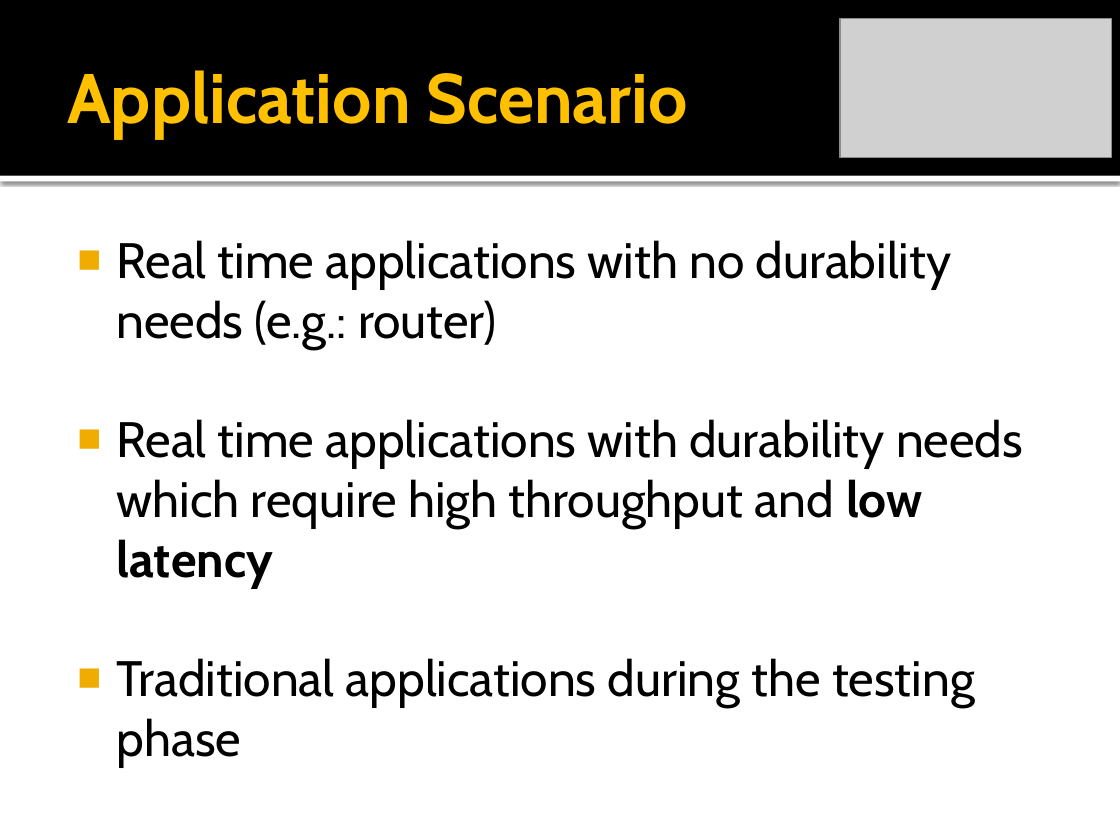
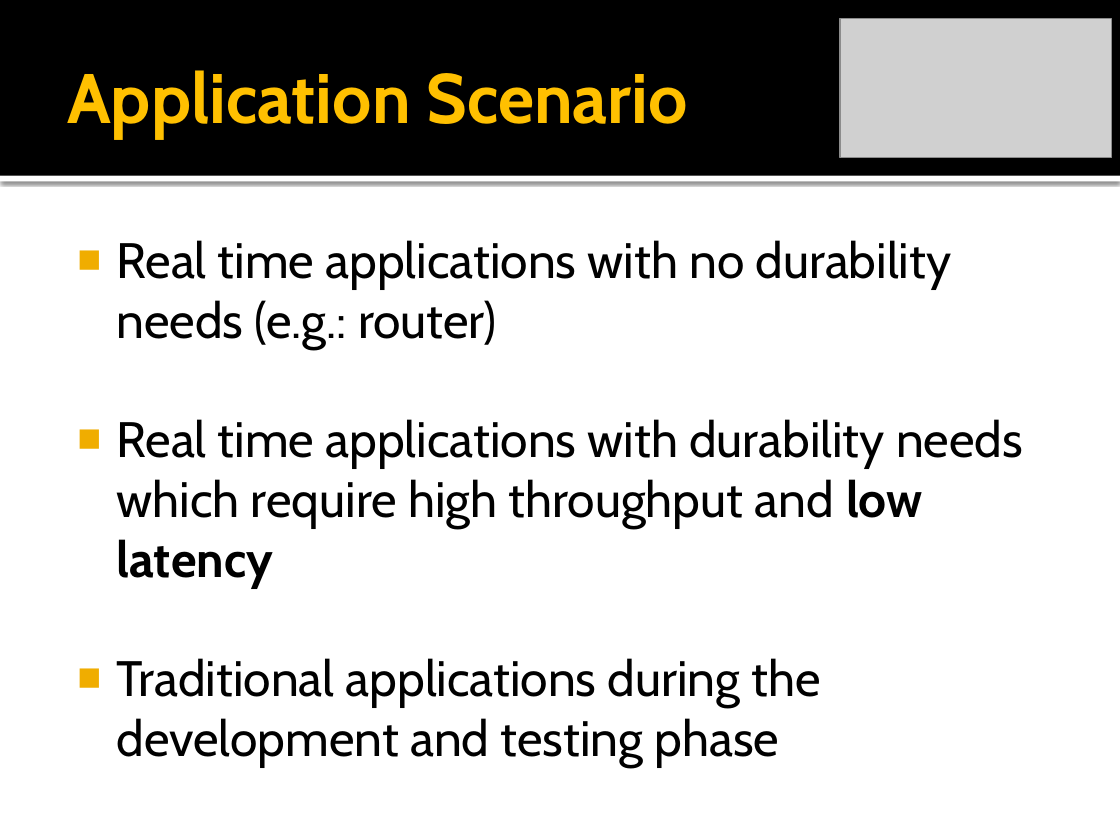
Before and after one commit to rickilama54/portable-db-bench, a slide deck: slide 3 of tesi/presentazione/Barbagallo-IMDB.pptx. Drawn at 1120x840 pixels with LibreOffice and Linux fonts; fonts in the diff are those of the drawing; grey boxes stand for pictures. Boxes give left, top, right and bottom in pixels: in the first picture for what was removed or moved away, otherwise in the second. Text is boxed around its words. In the diff, an @@ line names an element or a change of style, - is before the commit and + after.

```diff
--- a/tesi/presentazione/Barbagallo-IMDB.pptx
+++ b/tesi/presentazione/Barbagallo-IMDB.pptx
@@ text at bbox=[116, 658, 821, 766]: text changed @@
-■ Traditional applications during the testing phase
+■ Traditional applications during the development and testing phase
```
Also in this commit, not shown: 8 other slides changed, 4 slides added, 1 slide removed.
